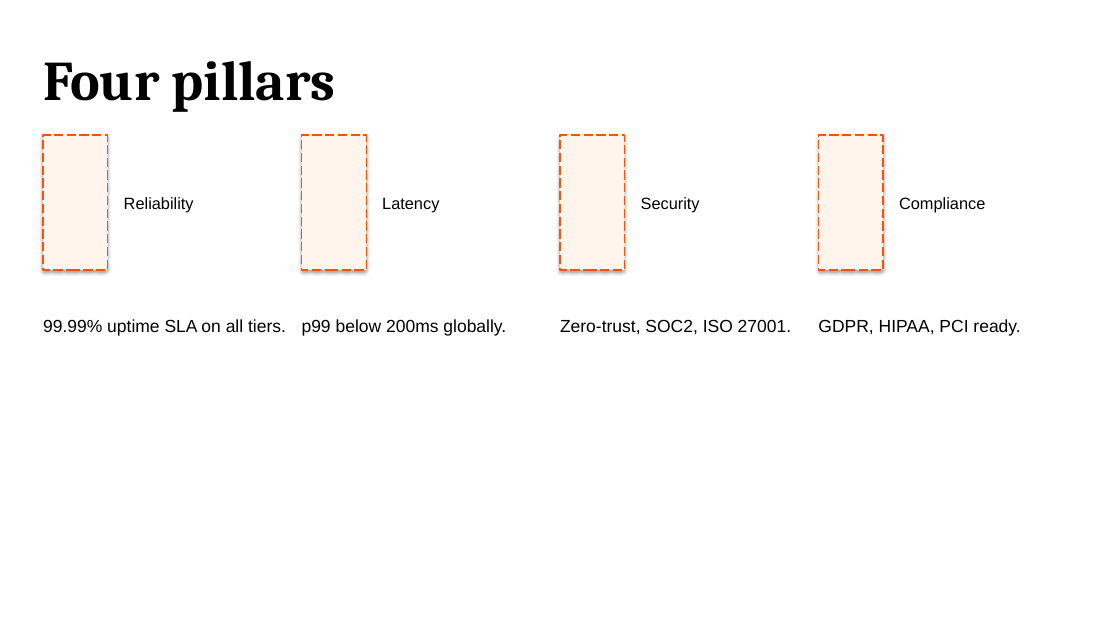
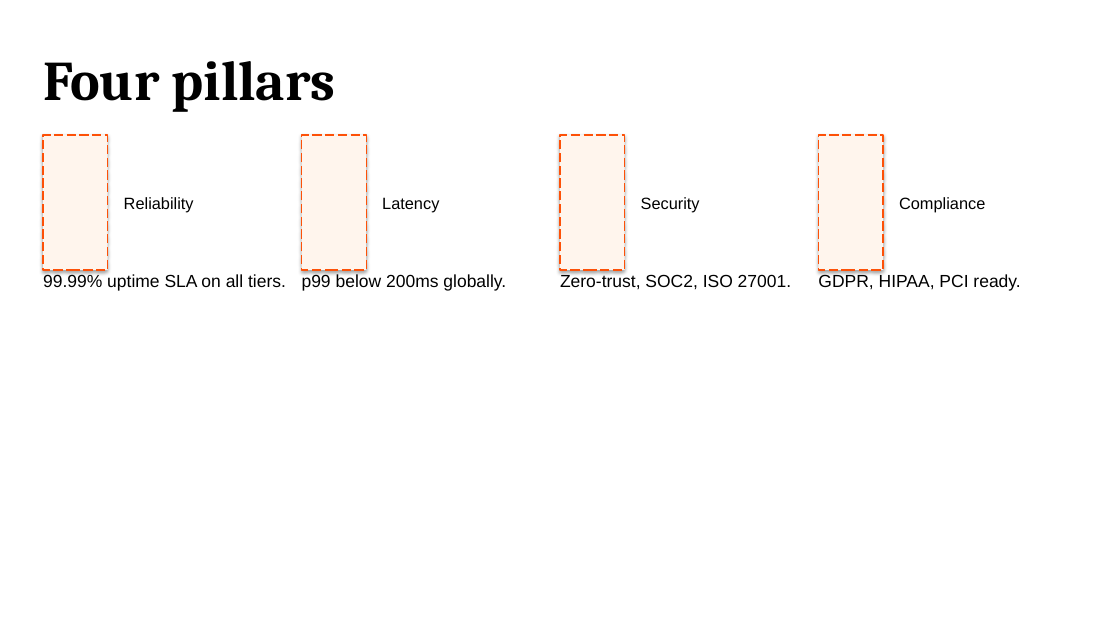
Before and after one commit to JakubNaskretski/pptx-skill-grid, a slide deck: slide 10 of examples/out_v2.pptx. Drawn at 1120x630 pixels with LibreOffice and Linux fonts; fonts in the diff are those of the drawing. Boxes give left, top, right and bottom in pixels: in the first picture for what was removed or moved away, otherwise in the second. Text is boxed around its words. In the diff, an @@ line names an element or a change of style, - is before the commit and + after.

Commit message:
Fixes from third visual pass
big_statement:
  Statement cell was 4 rows (2.14in). A 47-char statement at 66pt wraps
  to 3 lines (3.03in) and overflowed into the sub-text below. Cell
  expanded to 7 rows (3.75in), full 12-col width, vertical_anchor=middle.
  Fits comfortably up to 3 lines.

four_up:
  Removed the explicit gap row between icon_label and body — was 1.34in
  visual gap (too far per visual review). Now ~0.80in (icon_label's
  MIDDLE anchor + body immediately below).

six_up:
  icon_label expanded from 2 rows to 3 rows. The MIDDLE anchor on the
  label pushes its center down to y=R+1.5, giving ~0.80in of visual
  space before body — same gap as four_up. Was 0.54in before (too close).

section_divider center variant:
  Number cell moved from rows 2-10 to rows 1-9. With anchor=MIDDLE the
  300pt numeral now sits at y=0.87-5.03 (was y=1.40-5.56) — better
  balanced against the label at the bottom. Right and left alignments
  unchanged.

Root cause shared by all: recipes hard-code cell sizes without consulting
measure_text. Long content silently overflows into adjacent cells. Adding
a measure_text-guard step to validate_plan would catch these
proactively — worth doing in a follow-up.

```diff
--- a/examples/out_v2.pptx
+++ b/examples/out_v2.pptx
@@ text "99.99% uptime SLA on all ...": place and size @@
-text "99.99% uptime SLA on all ..." at box(43, 319, 286, 336)
+text "99.99% uptime SLA on all ..." at box(43, 274, 286, 291)
@@ text "p99 below 200ms globally.": place and size @@
-text "p99 below 200ms globally." at box(302, 319, 506, 336)
+text "p99 below 200ms globally." at box(302, 274, 506, 291)
@@ text "Zero-trust, SOC2, ISO 27001.": place and size @@
-text "Zero-trust, SOC2, ISO 27001." at box(560, 319, 791, 334)
+text "Zero-trust, SOC2, ISO 27001." at box(560, 274, 791, 289)
@@ text "GDPR, HIPAA, PCI ready.": place and size @@
-text "GDPR, HIPAA, PCI ready." at box(818, 319, 1020, 336)
+text "GDPR, HIPAA, PCI ready." at box(818, 274, 1020, 291)
```
Also in this commit, not shown: 3 other slides changed, 6 other files.
